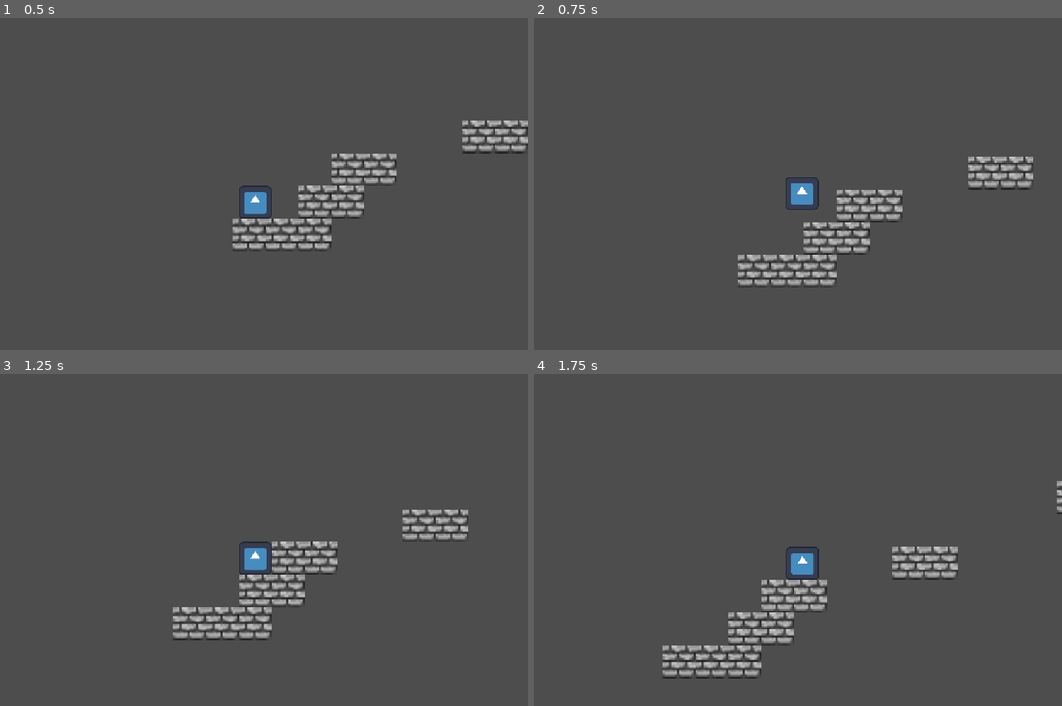
Above: before the commit, frames 1-4 (two rows, left to right).
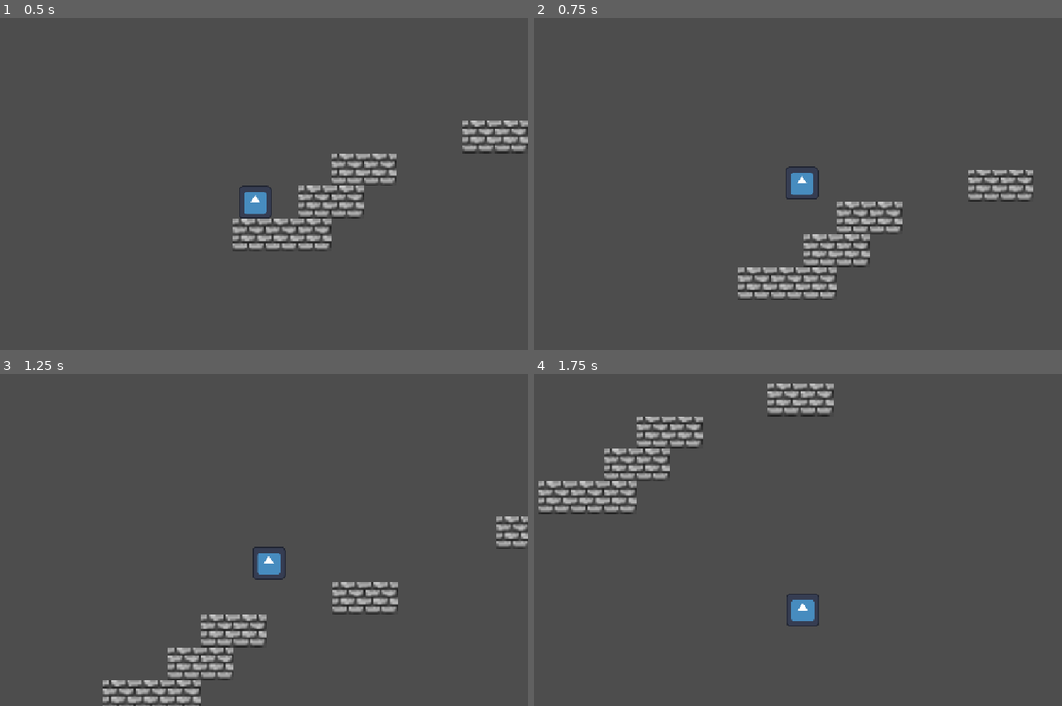
Above: after the commit, the same moments.

Repository: banana-piecake/gorbformer
Game: Godot game, scene res://node.tscn
Same seed, same stepped clock (60 frames per second), same inputs: the game is played once before the commit and once after it. The engine's default icon, where the game draws it, is replaced by a stand-in: a white triangle on a blue panel in a dark square.
Inputs:
- Up to frame 1 (0.5 s): no input
- Up to frame 2 (0.75 s): tap Enter at 0.5 s; hold D (right) from 0.53 s (still down); hold W (jump) from 0.53 s (still down)
- Up to frame 3 (1.25 s): keep holding D (right); keep holding W (jump)
- Up to frame 4 (1.75 s): keep holding D (right); release W (jump) at 1.28 s; tap W (jump) at 1.35, 1.52 s

Frame 1 is identical in both runs. In frame 2, 5.8% of the frame differs, in the area x 38-95%, y 41-85%; in frame 3, 7.3%; in frame 4, 8.1%, in the area x 0-100%, y 2-92%.

Commit message:
holding jump whilst in air adds velocity, meaning you can now jump higher by holding

Diff:
--- a/gorbformer/player.gd
+++ b/gorbformer/player.gd
@@ -3,6 +3,7 @@
 
 const SPEED = 100.0
 const JUMP_VELOCITY = -200.0
+const AIR_FLOAT_VELOCITY = -10.0
 
 
 func _physics_process(delta: float) -> void:
@@ -14,6 +15,10 @@
 	if Input.is_action_just_pressed("jump") and is_on_floor():
 		velocity.y = JUMP_VELOCITY
 
+	# air float thingy.
+	if Input.is_action_pressed("jump") and not is_on_floor():
+		velocity.y = velocity.y + AIR_FLOAT_VELOCITY
+
 	# Get the input direction and handle the movement/deceleration.
 	# As good practice, you should replace UI actions with custom gameplay actions.
 	var direction := Input.get_axis("left", "right")
